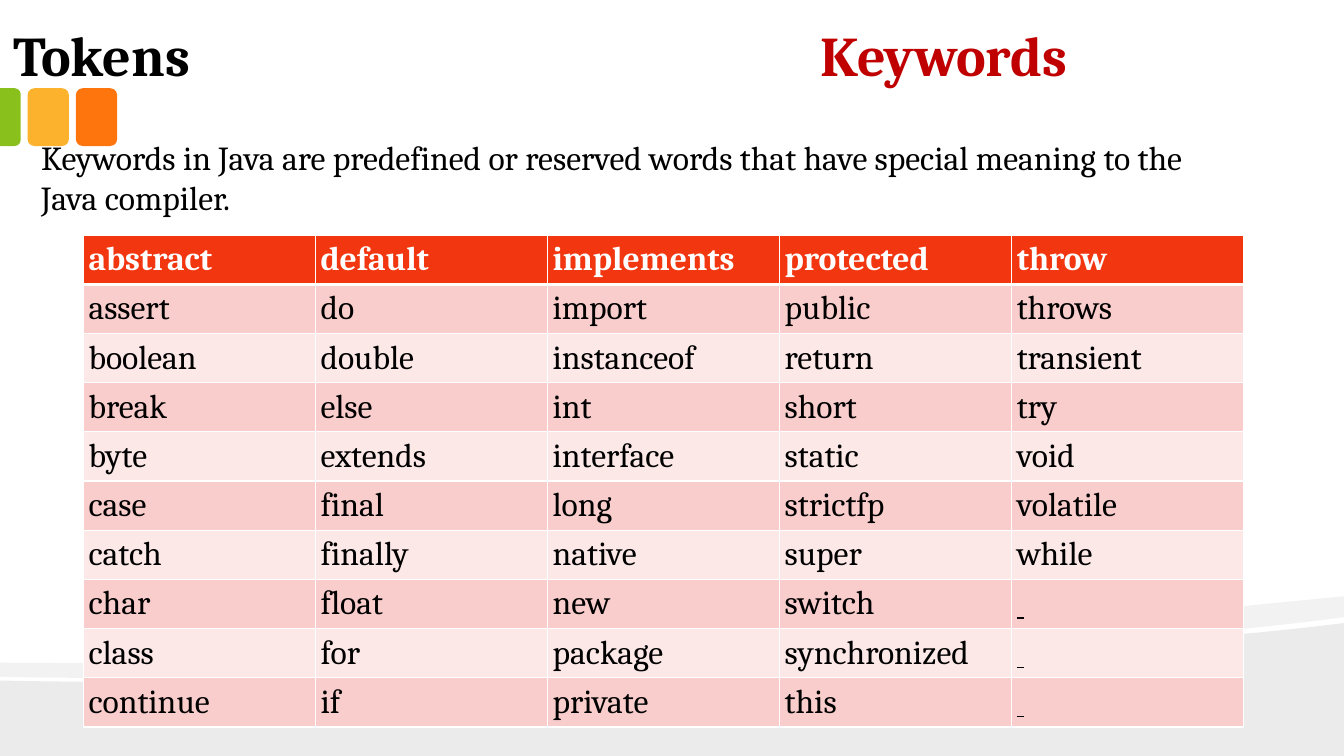
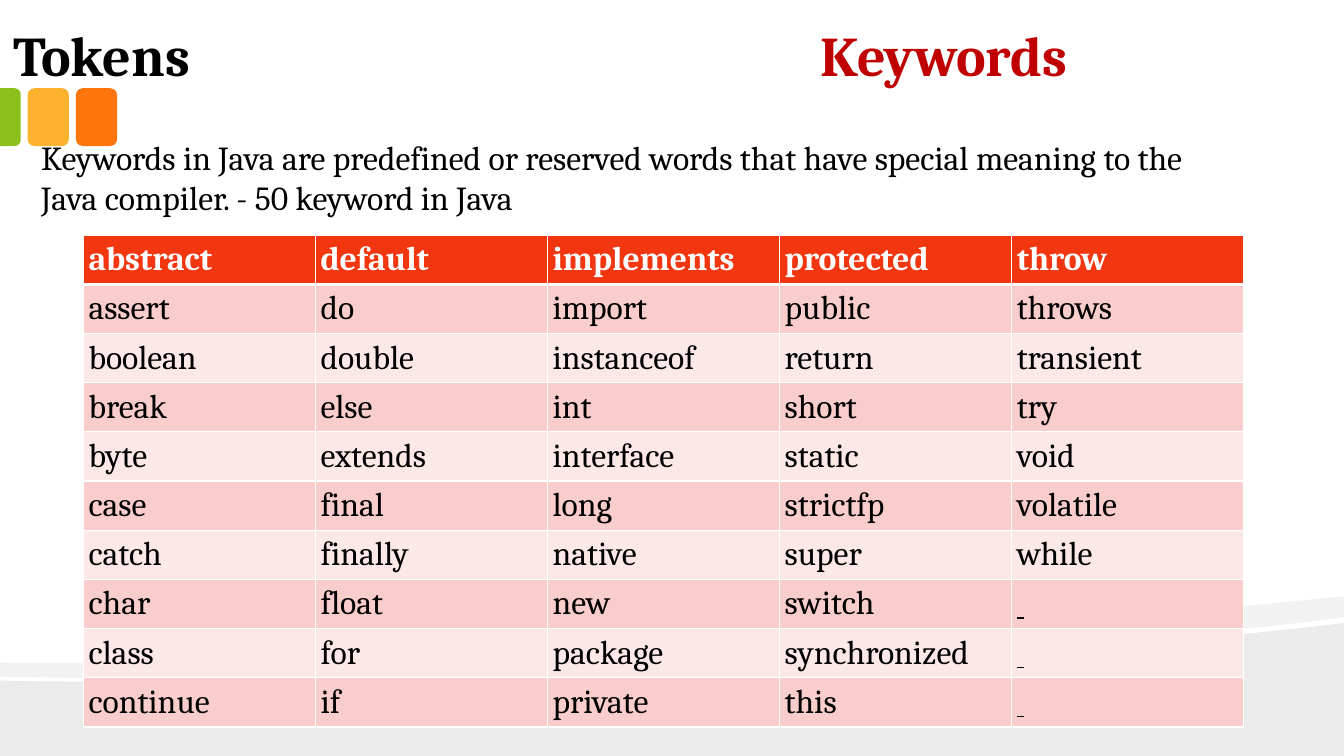
Before and after one commit to anirudhagaikwad/Java_Programming, a slide deck: slide 7 of Java_PPT/#2_Tokens.pptx. Drawn at 1344x756 pixels with LibreOffice and Linux fonts; fonts in the diff are those of the drawing. Boxes give left, top, right and bottom in pixels: in the first picture for what was removed or moved away, otherwise in the second. Text is boxed around its words. In the diff, an @@ line names an element or a change of style, - is before the commit and + after.

```diff
--- a/Java_PPT/#2_Tokens.pptx
+++ b/Java_PPT/#2_Tokens.pptx
@@ text at <box>41,186,512,218</box>: text changed @@
-Java compiler.
+Java compiler. - 50 keyword in Java
```
Also in this commit, not shown: 3 other slides changed, 8 slides added, 26 other files.
